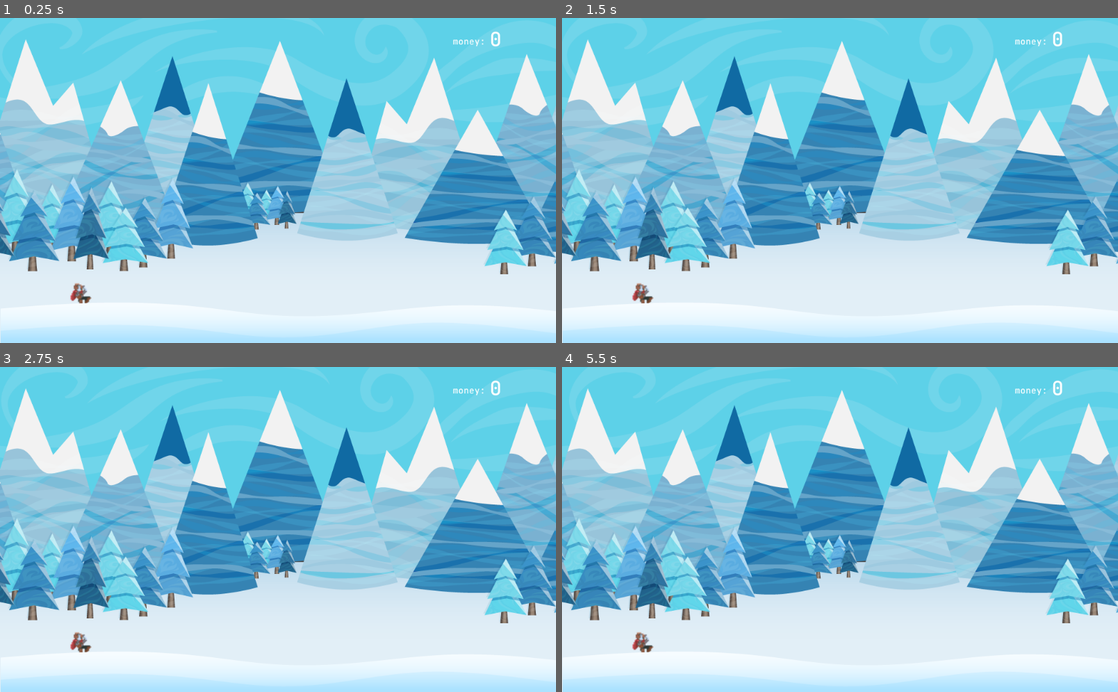
Above: before the commit, frames 1-4 (two rows, left to right).
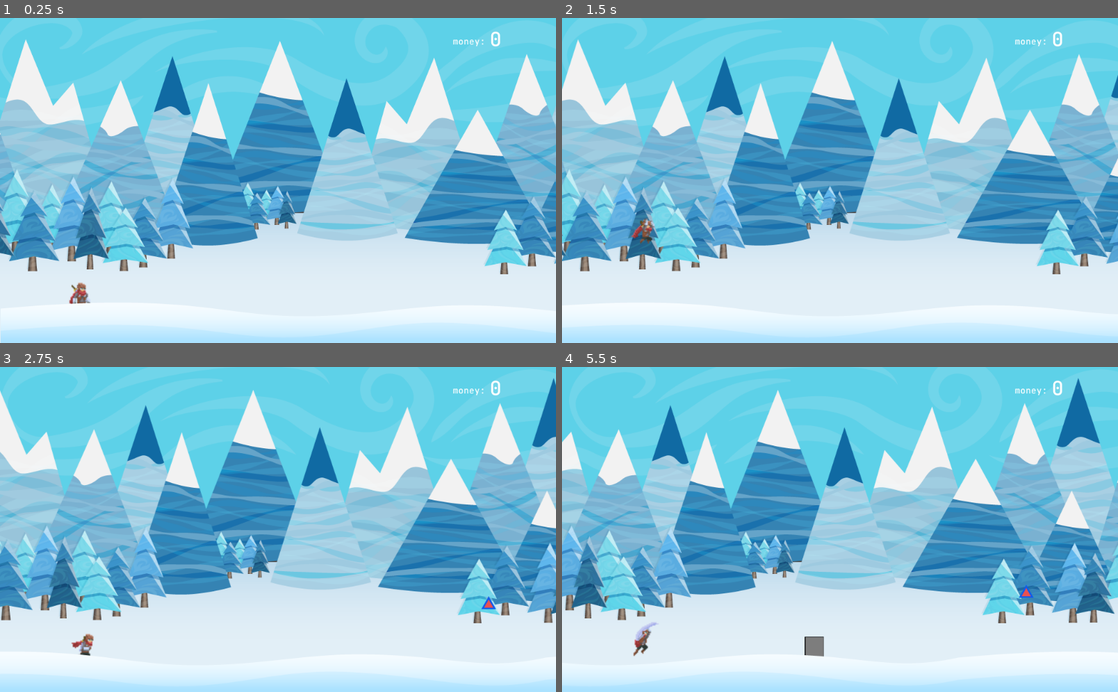
Above: after the commit, the same moments.

Repository: 1shevelov/Monster-Farm-prototype
Game: Godot game, scene res://Game.tscn
Same seed, same stepped clock (60 frames per second), same inputs: the game is played once before the commit and once after it. Sound files missing from this copy of the repository are replaced by a short silence.
Inputs:
- Up to frame 1 (0.25 s): no input
- Up to frame 2 (1.5 s): tap Space (jump) at 0.77 s
- Up to frame 3 (2.75 s): tap Space (jump) at 1.52 s
- Up to frame 4 (5.5 s): tap Space (jump) at 3.02, 3.77, 4.52 s

The runs differ from the first frame. In frame 1, 0.2% of the frame differs, in the area x 12-17%, y 81-89%; in frame 2, 21%; in frame 3, 36%; in frame 4, 43%, in the area x 0-100%, y 3-100%.
Error before the commit: Parse Error: The identifier "attack_damage" isn't declared in the current scope. (res://avatar/Avatar.gd:158)

Commit message:
Avatar gets a weapon. Error messages errors fixed.

Diff:
--- a/avatar/Avatar.gd
+++ b/avatar/Avatar.gd
@@ -43,6 +43,10 @@
 
 func init(avatar_obj: Dictionary) -> void:
 	print_debug(avatar_obj)
+	if avatar_obj.has("weapon"):
+		$Weapon.init(avatar_obj.weapon)
+#		$Weapon.show()
+
 
 
 func _physics_process(delta):
@@ -155,7 +159,9 @@
 
 
 func _on_AttackTimer_timeout():
-	attacked_node.receive_damage(attack_damage)
+	var damage = $Weapon.get_damage()
+	print("Avatar is attacking with the %s for %s" % [$Weapon.weapon_name, damage])
+	attacked_node.receive_damage(damage)
 
 
 func on_killed(killed_node: Node2D, money_given: int = 0) -> void:
--- a/avatar/Avatar.tscn
+++ b/avatar/Avatar.tscn
@@ -28,6 +28,7 @@
 [ext_resource path="res://assets/avatar/adventurer-drop-kick-01.png" type="Texture" id=26]
 [ext_resource path="res://assets/avatar/adventurer-drop-kick-02.png" type="Texture" id=27]
 [ext_resource path="res://assets/avatar/adventurer-drop-kick-03.png" type="Texture" id=28]
+[ext_resource path="res://objects/Weapon.tscn" type="PackedScene" id=29]
 
 [sub_resource type="SpriteFrames" id=1]
 animations = [ {
@@ -101,6 +102,9 @@
 
 [node name="HPBarUI" parent="." instance=ExtResource( 20 )]
 
+[node name="Weapon" parent="." instance=ExtResource( 29 )]
+visible = false
+
 [connection signal="body_entered" from="Area2D" to="." method="_on_Area2D_body_entered"]
 [connection signal="body_exited" from="Area2D" to="." method="_on_Area2D_body_exited"]
 [connection signal="timeout" from="AttackTimer" to="." method="_on_AttackTimer_timeout"]
--- a/objects/ImportObjects.gd
+++ b/objects/ImportObjects.gd
@@ -36,6 +36,11 @@
 
 const WEAPONS_FILE := "weapons.json"
 var weapons: Array = []
+const WEAPON_SCENE := SCENES_DIR + "Weapon.tscn"
+var weapon_scene: PackedScene #= preload(WEAPON_SCENE)
+var weapon_instance
+const NAME = "name"
+
 
 
 func get_avatar() -> Dictionary:
@@ -57,9 +62,20 @@
 
 
 func load_and_validate_weapons() -> void:
-	var weapons_obj = load_JSON(WEAPONS_FILE)
-	# check all weapons
+	var weapons_obj: Dictionary = load_JSON(WEAPONS_FILE)
+	if weapons_obj.empty():
+		print("No weapons")
+		return
+	weapon_scene = load(WEAPON_SCENE)
 	weapons = weapons_obj.values()
+	for w in weapons.size():
+		weapon_instance = weapon_scene.instance()
+		if not weapon_instance.init(weapons[w]):
+			print("Weapon \"%s\" had errors. Skipped" % weapons[w][NAME])
+			weapons[w].clear()
+#		else:
+#			print("Weapon \"%s\" is OK" % weapons[w][NAME])
+		weapon_instance.queue_free()
 
 
 func load_and_validate_avatar() -> void:
@@ -107,9 +123,9 @@
 				if not set:
 					obj[WEAPON] = weapons[0]
 					print("ERROR in weapon of ", obj)
-					print("Weapon %s was used", weapons[0].name)
+					print("Weapon %s was used" % weapons[0].name)
 	elif mandatory:
-		print("ERROR: No mandatory %s prop found in %s", [prop, obj])
+		print("ERROR: No mandatory %s prop found in %s" % [prop, obj])
 
 
 # TODO
@@ -121,7 +137,7 @@
 		# check size
 		pass
 	else:
-		print("Wrong or absent %s prop in %s", [IMAGE, obj])
+		print("Wrong or absent %s prop in %s" % [IMAGE, obj])
 
 
 # if wrong or missed prop or value:
@@ -137,18 +153,18 @@
 			TYPE_REAL:
 				# should be >= MIN_VALUES
 				if obj[prop] < MIN_VALUES[prop]:
-					print("Wrong %s in %s", [prop, obj])
+					print("Wrong %s in %s" % [prop, obj])
 					obj[prop] = MIN_VALUES[prop]
 			TYPE_DICTIONARY:
 				# should have MIN and MAX properties of type number only
 				# MIN >= MIN_VALUES & MAX >= MIN
 				if not obj[prop].has(MIN) or typeof(obj[prop][MIN]) != TYPE_REAL \
 				or obj[prop][MIN] < MIN_VALUES[prop]:
-					print("Wrong %s.%s in %s", [prop, MIN, obj])
+					print("Wrong %s.%s in %s" % [prop, MIN, obj])
 					obj[prop][MIN] = MIN_VALUES[prop]
 				if not obj[prop].has(MAX) or typeof(obj[prop][MAX]) != TYPE_REAL \
 				or obj[prop][MAX] < obj[prop][MIN]:
-					print("Wrong %s.%s in %s", [prop, MAX, obj])
+					print("Wrong %s.%s in %s" % [prop, MAX, obj])
 					obj[prop][MAX] = obj[prop][MIN]
 			TYPE_ARRAY:
 				# should have at least one value
@@ -159,17 +175,18 @@
 					if typeof(val) != TYPE_REAL or val < MIN_VALUES[prop]:
 						val = MIN_VALUES[prop]
 			_:
-				print("Wrong type of %s in %s", [prop, obj])
+				print("Wrong type of %s in %s" % [prop, obj])
 				if mandatory:
 					obj[prop] = MIN_VALUES[prop]
 				else:
 					# remove property of the wrong type if not mandatory
 					obj.erase(prop)
 	elif mandatory:
-		print("No mandatory %s prop found in %s", [prop, obj])
+		print("No mandatory %s prop found in %s" % [prop, obj])
 		obj[prop] = MIN_VALUES[prop]
 
 
+# TODO: move this method to json class
 func load_JSON(object_file: String) -> Dictionary:
 	var file: File = File.new()
 	var full_file_name: String = ASSETS_DIR + object_file
@@ -186,7 +203,7 @@
 	var json_string: String = file.get_as_text()
 	var str_err: String = validate_json(json_string)
 	if str_err:
-		print_debug("Invalid JSON data, error: ", str_err)
+		print_debug("Invalid JSON data, error: " % str_err)
 		file.close()
 		return {}
 	var data: Dictionary = parse_json(json_string)
--- a/objects/Spawner.gd
+++ b/objects/Spawner.gd
@@ -34,7 +34,7 @@
 
 func on_objects_ready(initiated_objects: Array) -> void:
 	objects = initiated_objects
-	print_debug(objects)
+#	print_debug(objects)
 
 
 func on_world_stopped():
--- a/objects/Weapon.gd
+++ b/objects/Weapon.gd
@@ -49,27 +49,28 @@
 #var ui_picture = $Picture
 
 
+# TODO: move these two methods to json class
 # [min_val, max_val]
 func validate_json_int(val, min_val: int, max_val: int, error_term: String) -> int:
 	var error_val := min_val - 1
 	match typeof(val):
 		TYPE_REAL:
 			if val < min_val or val > max_val:
-				print("Invalid %s value %s", [error_term, val])
+				print("Invalid %s value %s" % [error_term, val])
 				return error_val
 			return int(val)
 		TYPE_STRING:
 			if val.is_valid_integer():
 				var int_val: int = val.to_int()
 				if int_val < min_val or int_val > max_val:
-					print("Invalid %s value %s", [error_term, int_val])
+					print("Invalid %s value %s" % [error_term, int_val])
 					return error_val
 				return int_val
 			else:
-				print("Invalid %s value \"%s\"", [error_term, val])
+				print("Invalid %s value \"%s\"" % [error_term, val])
 				return error_val
 		_:
-			print("Invalid type of %s value \"%s\"", [error_term, val])
+			print("Invalid type of %s value \"%s\"" % [error_term, val])
 			return error_val
 
 
@@ -79,21 +80,21 @@
 	match typeof(val):
 		TYPE_REAL:
 			if val <= min_val or val > max_val:
-				print("Invalid %s value %s", [error_term, val])
+				print("Invalid %s value %s" % [error_term, val])
 				return error_val
 			return val
 		TYPE_STRING:
 			if val.is_valid_float():
 				var fl_val: float = val.to_float()
 				if fl_val < min_val or fl_val > max_val:
-					print("Invalid %s value %s", [error_term, fl_val])
+					print("Invalid %s value %s" % [error_term, fl_val])
 					return error_val
 				return fl_val
 			else:
-				print("Invalid %s value \"%s\"", [error_term, val])
+				print("Invalid %s value \"%s\"" % [error_term, val])
 				return error_val
 		_:
-			print("Invalid type of %s value \"%s\"", [error_term, val])
+			print("Invalid type of %s value \"%s\"" % [error_term, val])
 			return error_val
 
 
@@ -105,7 +106,7 @@
 		temp_str = temp_str.strip_edges()
 		weapon_name = temp_str.left(NAME_MAXIMUM_LENGTH)
 	else:
-		print("Invalid weapon %s in %s", [NAME, from_json])
+		print("Invalid weapon %s in %s" % [NAME, from_json])
 		return false
 
 	if from_json.has(DAMAGE):
@@ -131,31 +132,31 @@
 						return false
 					damage_max = validation_res
 				if damage_max < damage_min:
-					print("Error: %s < %s in %s", [damage_max, damage_min, from_json[NAME]])
+					print("Error: %s < %s in weapon %s" % [damage_max, damage_min, from_json[NAME]])
 					return false
 			TYPE_ARRAY:
 				if from_json[DAMAGE].empty():
-					print("Wrong value of %s in %s", [DAMAGE, from_json[NAME]])
+					print("Wrong value of %s in weapon %s" % [DAMAGE, from_json[NAME]])
 					return false
 				var validation_res: int
 				for val in from_json[DAMAGE]:
 					validation_res = validate_json_int(val, 0, DAMAGE_MAXIMUM, DAMAGE)
 					if validation_res == -1:
-						print("Invalid %s value in %s", [DAMAGE, from_json[NAME]])
+						print("Invalid %s value in weapon %s" % [DAMAGE, from_json[NAME]])
 					else:
 						damage_array.append(validation_res)
 						if damage_array.size() >= DAMAGE_MAXIMUM_VALUES:
-							print("Too many %s values in %s. Array was truncated.", \
+							print("Too many %s values in weapon %s. Array was truncated.", \
 							[DAMAGE, from_json[NAME]])
 							break;
 				if damage_array.empty():
-					print("No valid %s values in %s", [DAMAGE, from_json[NAME]])
+					print("No valid %s values in weapon %s" % [DAMAGE, from_json[NAME]])
 					return false
 			_:
-				print("Invalid type of %s in %s", [DAMAGE, from_json])
+				print("Invalid type of %s in weapon %s" % [DAMAGE, from_json[NAME]])
 				return false
 	else:
-		print("Missed mandatory %s value in %s", [DAMAGE, from_json])
+		print("Missed mandatory %s value in weapon %s" % [DAMAGE, from_json[NAME]])
 		return false
 
 	if from_json.has(PROBABILITY):
@@ -167,9 +168,10 @@
 					return false
 				probability = validation_res
 		else:
-			print("Wrong type of %s value in %s. Using default value.", [PROBABILITY, from_json])
-	else:
-		print("%s value missed in %s. Using default value.", [PROBABILITY, from_json])
+			print("Wrong type of %s value in weapon %s. Using default value." \
+			% [PROBABILITY, from_json[NAME]])
+	else:
+		print("%s value missed in weapon %s. Using default value." % [PROBABILITY, from_json[NAME]])
 
 	if from_json.has(ONE_TIME):
 		if typeof(ONE_TIME) == TYPE_BOOL:
@@ -177,7 +179,7 @@
 		elif typeof(ONE_TIME) == TYPE_REAL or typeof(ONE_TIME) == TYPE_STRING:
 			one_time = bool(from_json[ONE_TIME])
 		else:
-			print("Wrong type of %s in %s", [ONE_TIME, from_json])
+			print("Wrong type of %s in weapon %s" % [ONE_TIME, from_json[NAME]])
 
 	if from_json.has(DELAY):
 		if typeof(from_json[DELAY]) == TYPE_REAL \
@@ -188,9 +190,10 @@
 					return false
 				delay = validation_res
 		else:
-			print("Wrong type of %s value in %s. Using default value.", [DELAY, from_json])
+			print("Wrong type of %s value in weapon %s. Using default value." \
+			% [DELAY, from_json[NAME]])
 	elif not one_time:
-		print("%s value missed in %s. Using default value.", [DELAY, from_json])
+		print("%s value missed in wepon %s. Using default value." % [DELAY, from_json[NAME]])
 
 	return true
 
@@ -198,7 +201,8 @@
 func get_damage() -> int:
 #	randi() % 100 + 1 # Returns random integer between 1 and 100
 # % 10 + 5
-	# TODO: if not damage_array.empty() return random value
+	if not damage_array.empty():
+		return damage_array[randi() % damage_array.size()]
 	if randf() < probability:
 		return randi() % (damage_max - damage_min + 1) + damage_min
 	else:
@@ -207,3 +211,10 @@
 
 func get_delay() -> float:
 	return delay
+
+
+func is_one_time() -> bool:
+	return one_time
+
+
+# TODO: test damage formula, wepon json validation
Not shown: 1 places in avatar/Avatar.tscn that only renumber resources
